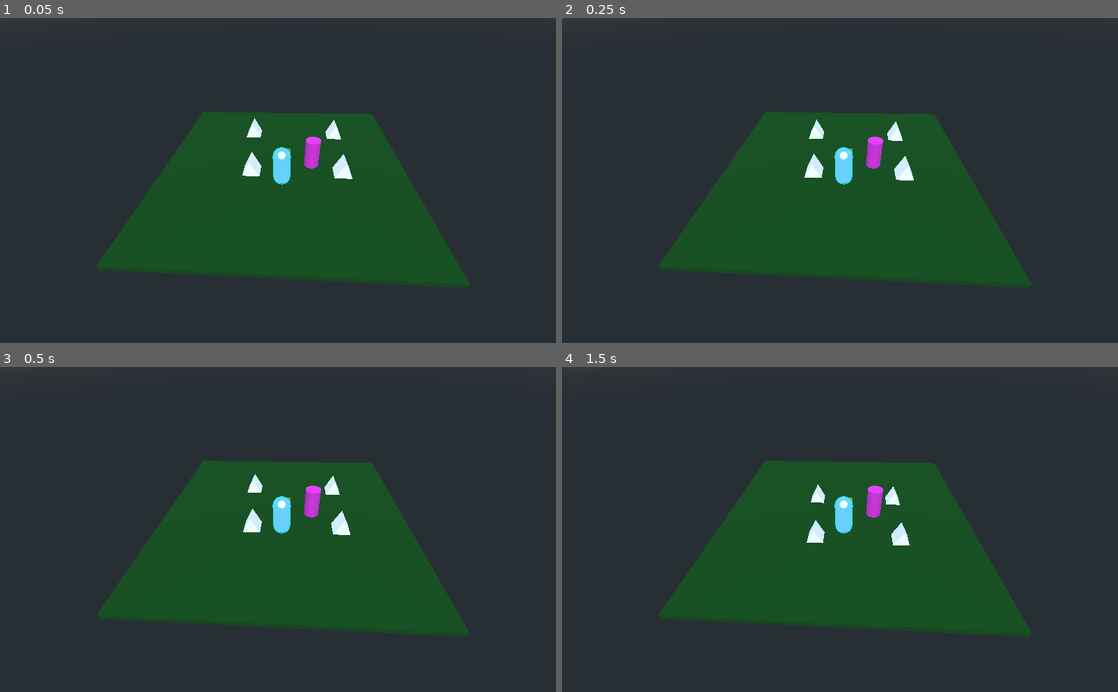
Above: before the commit, frames 1-4 (two rows, left to right).
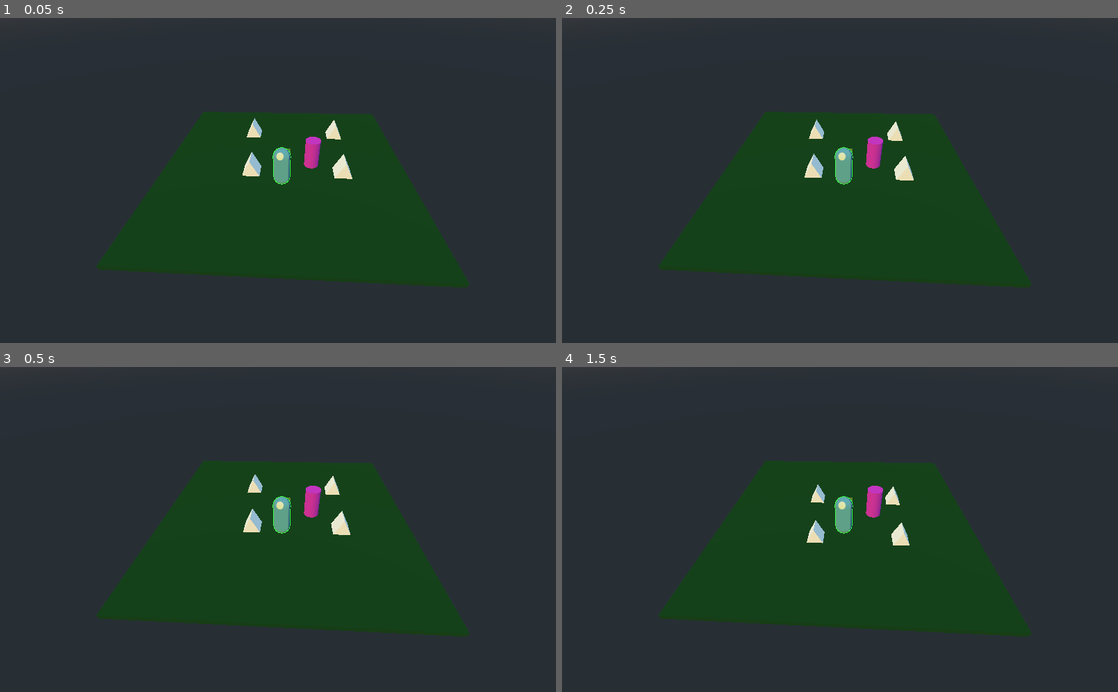
Above: after the commit, the same moments.

Repository: KiloLiuton/FooCraft
Game: Godot game, scene res://map.tscn
Two runs of this game, one before a commit and one after it. Both use one fixed random seed, a clock stepped at 60 frames per second and the inputs below.
Inputs (mouse positions are in pixels of both pictures, inside the frame that each line leads up to):
- Up to frame 1 (0.05 s): no input
- Up to frame 2 (0.25 s): no input
- Up to frame 3 (0.5 s): no input
- Up to frame 4 (1.5 s): move the mouse to (962, 513) at 0.52 s; click (962, 513) at 0.67 s; tap Enter at 1.25 s; move the mouse to (728, 545) at 1.27 s; click (728, 545) at 1.42 s

The runs differ from the first frame. In frame 1, 1.1% of the frame differs, in the area x 43-64%, y 30-52%; in frame 2, 1.1%; in frame 3, 1.1%; in frame 4, 1.1%.
Error after the commit: Invalid call. Nonexistent function 'add_next_pass' in base 'MeshInstance'. (res://unit.gd:27)

Commit message:
WIP branch to add unit selection outline

Diff:
--- a/map.tscn
+++ b/map.tscn
@@ -77,7 +77,8 @@
 shape = SubResource( 10 )
 
 [node name="DirectionalLight" type="DirectionalLight" parent="."]
-transform = Transform( 1, 0, 0, 0, 0.640136, 0.768261, 0, -0.768261, 0.640136, 0, 3.33082, 0 )
+transform = Transform( 0.866025, 0.25, -0.433013, 0, 0.866025, 0.5, 0.5, -0.433013, 0.75, 0, 14.83, 0 )
+light_color = Color( 0.921569, 0.745098, 0.141176, 1 )
 
 [node name="CameraBase" type="Spatial" parent="."]
 transform = Transform( 0.998391, 0, 0.0567102, 0, 1, 0, -0.0567102, 0, 0.998391, 0, 0, 0 )
--- a/unit.gd
+++ b/unit.gd
@@ -10,12 +10,21 @@
 onready var nav = get_parent()
 
 var m = SpatialMaterial.new()
+var outline = SpatialMaterial.new()
 
 func _ready():
 	set_process_input(true)
 	m.flags_unshaded = true
 	m.flags_use_point_size = true
 	m.albedo_color = Color.white
+
+	outline.flags_unshaded = true
+	outline.params_cull_mode = SpatialMaterial.CULL_FRONT
+	outline.params_grow = true
+	outline.params_grow_amount = 0.05
+	outline.albedo_color = Color.green
+	var mesh = get_node("MeshInstance")
+	mesh.add_next_pass(outline)
 
 func _physics_process(delta):
 	if path_node < path.size():
--- a/unit.tscn
+++ b/unit.tscn
@@ -8,7 +8,7 @@
 params_cull_mode = 1
 params_grow = true
 params_grow_amount = 0.08
-albedo_color = Color( 0.054902, 1, 0.933333, 1 )
+albedo_color = Color( 0.235294, 1, 0.301961, 1 )
 
 [sub_resource type="SpatialMaterial" id=3]
 next_pass = SubResource( 5 )
